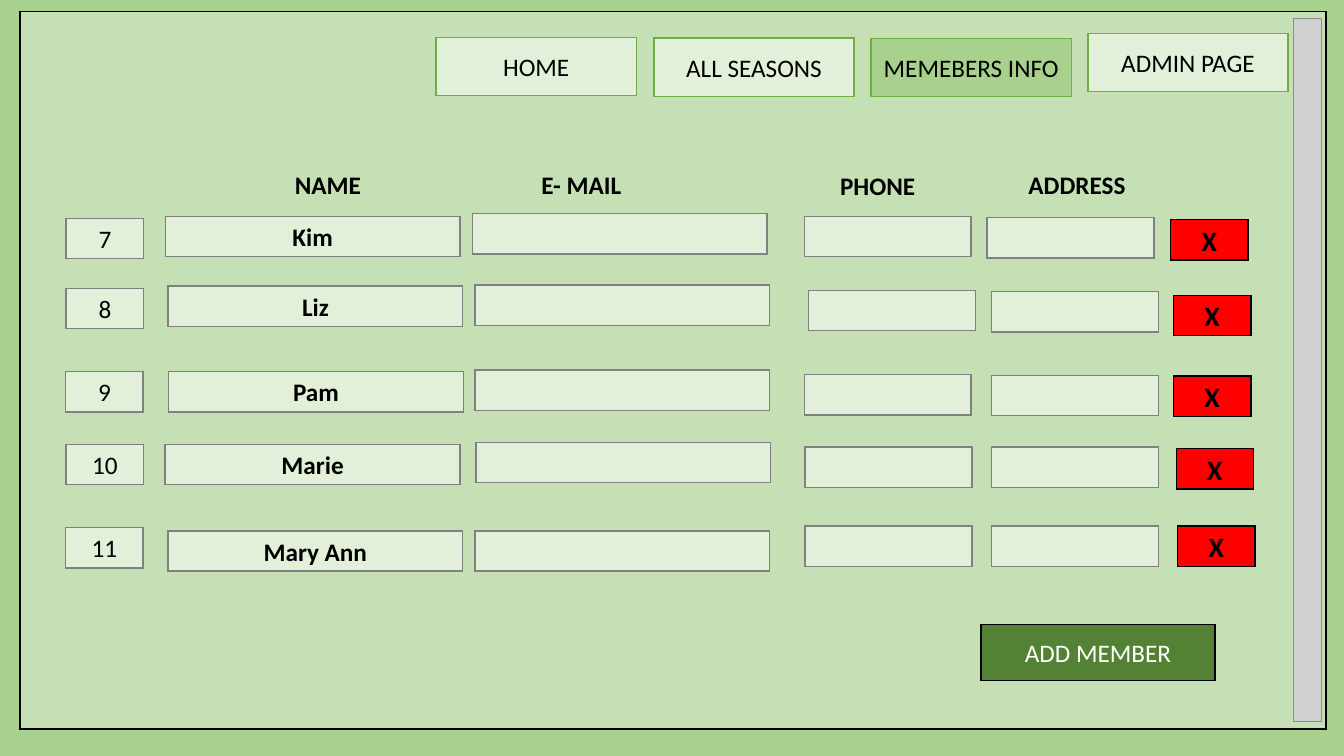
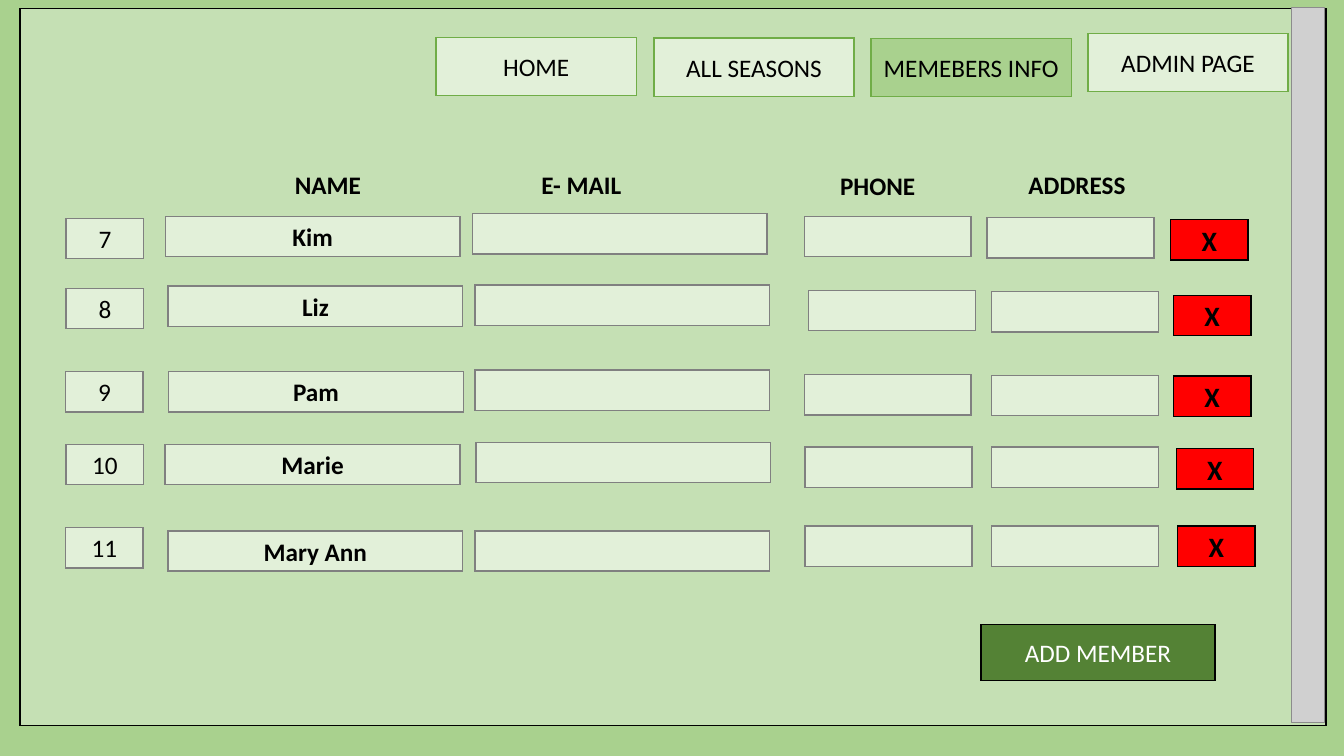
Before and after one commit to harishvavilala/Betterhappo, a slide deck: slide 12 of Powerpoints/BannerManagment.pptx. Drawn at 1344x756 pixels with LibreOffice and Linux fonts; fonts in the diff are those of the drawing; grey boxes stand for pictures. Boxes give left, top, right and bottom in pixels: in the first picture for what was removed or moved away, otherwise in the second. Text is boxed around its words. In the diff, an @@ line names an element or a change of style, - is before the commit and + after.

```diff
--- a/Powerpoints/BannerManagment.pptx
+++ b/Powerpoints/BannerManagment.pptx
@@ rectangle: place and size @@
-rectangle at bbox=[20, 12, 1326, 730]
+rectangle at bbox=[20, 8, 1326, 726]
@@ picture at bbox=[1293, 7, 1325, 723]: rotation 0 to 180 degrees @@
```
Also in this commit, not shown: 5 other slides changed.
